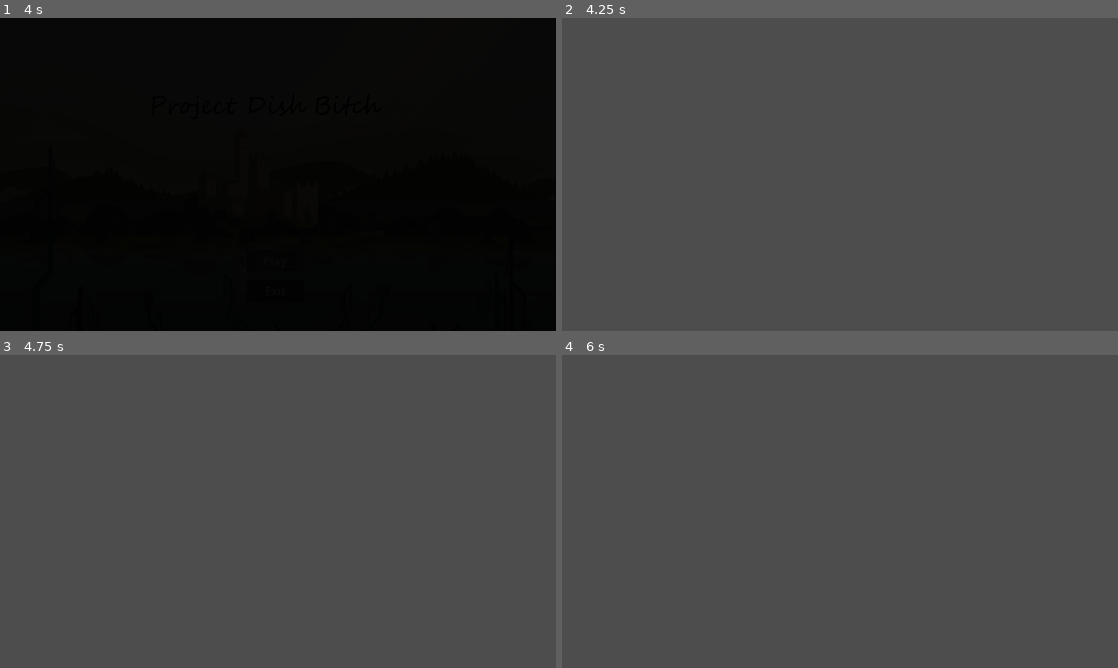
Above: before the commit, frames 1-4 (two rows, left to right).
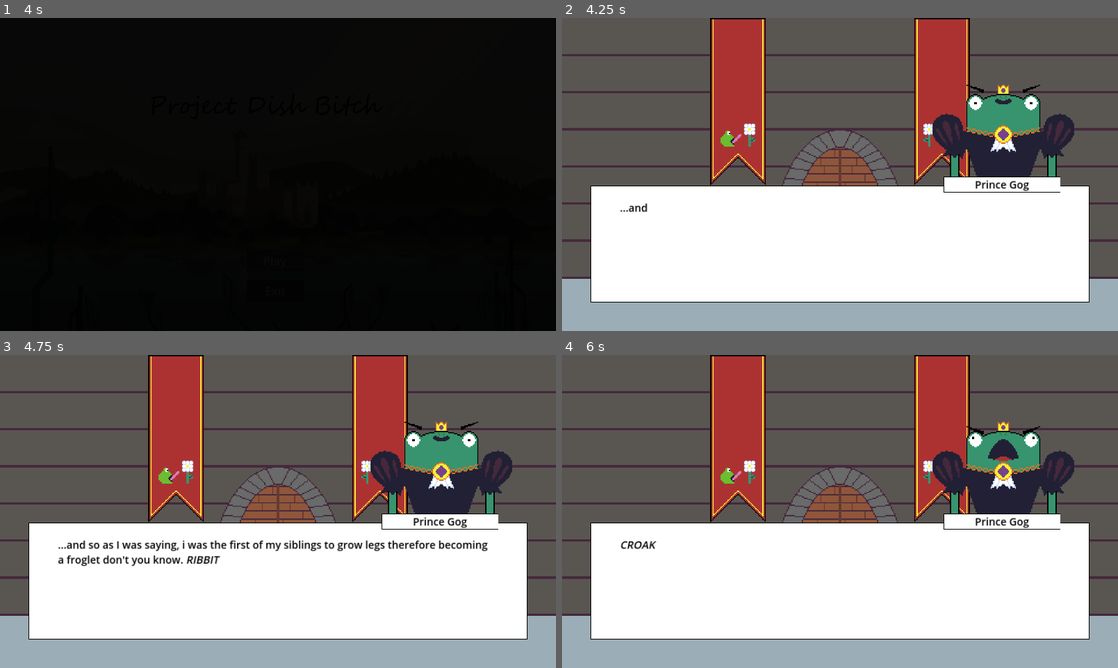
Above: after the commit, the same moments.

Repository: macpheedj/gmtk23
Game: Godot game, scene res://mainmenu.tscn
The game is run twice, just before and just after one commit, with the same random seed, the same clock (stepped at 60 frames per second) and the same inputs.
Inputs:
- Up to frame 1 (4 s): click "Play" at 0.5 s; click "Play" at 1.25 s; click "Play" at 2 s; tap Enter (text_advance) at 2.75, 2.85, 3.6 s
- Up to frame 2 (4.25 s): no input
- Up to frame 3 (4.75 s): tap Enter (text_advance) at 4.35 s
- Up to frame 4 (6 s): tap Space at 5 s; tap Enter (text_advance) at 5.1, 5.75, 5.85 s

Frame 1 is identical in both runs. In frame 2, 63% of the frame differs, in the area x 0-100%, y 0-100%; in frame 3, 62%; in frame 4, 62%.

Commit message:
basically works

Diff:
--- /dev/null
+++ b/DatingPhase1.gd
@@ -0,0 +1,21 @@
+extends TextureRect
+
+
+var dialogues = null
+
+
+func _ready():
+	var json = JSON.new()
+	var file = FileAccess.open("res://Dialogue/dating_phase_1.json", FileAccess.READ)
+	var content = file.get_as_text()
+	var error = json.parse(content)
+
+	if error == OK:
+		dialogues = json.data
+		$Conversation.setup(dialogues)
+
+
+# func _process(_delta):
+# 	if Input.is_action_just_pressed("text_advance"):
+# 		$Conversation.visible = true
+# 		$Conversation.setup(dialogues)
--- a/DatingPhase1.tscn
+++ b/DatingPhase1.tscn
@@ -1,3 +1,17 @@
-[gd_scene format=3 uid="uid://ba2c1i38tcoq3"]
+[gd_scene load_steps=5 format=3 uid="uid://ba2c1i38tcoq3"]
 
-[node name="DatingPhase" type="Node2D"]
+[ext_resource type="Script" path="res://DatingPhase1.gd" id="1_ouv6t"]
+[ext_resource type="Texture2D" uid="uid://da88baxu23qsh" path="res://Assets/castle_background.png" id="1_u7iyo"]
+[ext_resource type="PackedScene" uid="uid://b6wj8m8jdv7ks" path="res://conversation.tscn" id="2_h83vx"]
+
+[sub_resource type="ImageTexture" id="ImageTexture_ldwxs"]
+
+[node name="DatingPhase" type="TextureRect"]
+texture = SubResource("ImageTexture_ldwxs")
+script = ExtResource("1_ouv6t")
+
+[node name="CastleBackground" type="Sprite2D" parent="."]
+position = Vector2(960, 540)
+texture = ExtResource("1_u7iyo")
+
+[node name="Conversation" parent="." instance=ExtResource("2_h83vx")]
--- a/Dialogue/dating_phase_1.json
+++ b/Dialogue/dating_phase_1.json
@@ -0,0 +1,37 @@
+[
+    {
+        "speaker": "Prince Gog",
+        "portrait": "gog_default",
+        "message": "...and so as I was saying, i was the first of my siblings to grow legs therefore becoming a froglet don't you know. [i]RIBBIT[/i]"
+    },
+    {
+        "speaker": "Prince Gog",
+        "portrait": "gog_default",
+        "message": "And wouldn't you have it I began to feel a mighty hunger come on, and poor Jerome and the others were looking awfully..."
+    },
+    {
+        "speaker": "Prince Gog",
+        "portrait": "gog_angry",
+        "message": "[i]CROAK[/i]"
+    },
+    {
+        "speaker": "Prince Gog",
+        "portrait": "gog_default",
+        "message": "...scrumptious."
+    },
+    {
+        "speaker": "Prince Gog",
+        "portrait": "gog_default",
+        "message": "I popped him in my mouth and he actually tasted quite delightful, and bobs your uncle there i was gorging myself upon my brothers and sisters."
+    },
+    {
+        "speaker": "Prince Gog",
+        "portrait": "gog_default",
+        "message": "By the time our attendant Crumbit had gotten back to our nurse pond I was downing little Marjorie and poof, I was an only child hahaha. [i]CROAK[/i]"
+    },
+    {
+        "speaker": "Prince Gog",
+        "portrait": "gog_default",
+        "message": "So Lord Robert Allenby tells me that your people don't necessarily engage in that sort of fratricide but my dear you look as though you could eat any number of your...kind?"
+    }
+]
--- /dev/null
+++ b/Dialogue/test.json
@@ -0,0 +1,44 @@
+[
+    {
+        "speaker": "Prince Gog",
+        "portrait": "gog_default",
+        "message": "Blather blather blather"
+    },
+    {
+        "speaker": "Chessa",
+        "portrait": "chessa_default",
+        "message": "I am here"
+    },
+    {
+        "speaker": "Prince Gog",
+        "portrait": "gog_angry",
+        "message": "blah blah blah",
+        "prompts": [
+            "Hello there",
+            "I didn't see you there",
+            "You are here, it seems"
+        ],
+        "responses": [
+            {
+                "speaker": "Chessa",
+                "portrait": "chessa_default",
+                "message": "Why I never!"
+            },
+            {
+                "speaker": "Chessa",
+                "portrait": "chessa_default",
+                "message": "I like that"
+            },
+            {
+                "speaker": "Chessa",
+                "portrait": "chessa_default",
+                "message": "Fart butt fart butt"
+            }
+        ]
+    },
+    {
+        "speaker": "Chessa",
+        "portrait": "chessa_default",
+        "message": "lol"
+    }
+]
--- a/conversation.gd
+++ b/conversation.gd
@@ -6,54 +6,11 @@
 var speakers = []
 var shownPrompts = []
 var dialogueIndex = 0
-# TODO: read this from a json file or something
-var dialogues = [
-	{
-		"speaker": "Prince Gog",
-		"portrait": "gog_default",
-		"message": "Blather blather blather"
-	},
-	{
-		"speaker": "Chessa",
-		"portrait": "chessa_default",
-		"message": "I am here"
-	},
-	{
-		"speaker": "Prince Gog",
-		"portrait": "gog_angry",
-		"message": "blah blah blah",
-		"prompts": [
-			"Hello there",
-			"I didn't see you there",
-			"You are here, it seems"
-		],
-		"responses": [
-			{
-				"speaker": "Chessa",
-				"portrait": "chessa_default",
-				"message": "Why I never!",
-			},
-			{
-				"speaker": "Chessa",
-				"portrait": "chessa_default",
-				"message": "I like that",
-			},
-			{
-				"speaker": "Chessa",
-				"portrait": "chessa_default",
-				"message": "Fart butt fart butt",
-			},
-		]
-	},
-	{
-		"speaker": "Chessa",
-		"portrait": "chessa_default",
-		"message": "lol"
-	},
-]
+var dialogues = null
 
 
-func _ready():
+func setup(json):
+	dialogues = json
 	countSpeakers()
 	displayNextMessage(null)
 
--- a/conversation.tscn
+++ b/conversation.tscn
@@ -34,6 +34,11 @@
 offset_bottom = 350.0
 theme_override_colors/default_color = Color(0, 0, 0, 1)
 theme_override_font_sizes/normal_font_size = 36
+theme_override_font_sizes/bold_font_size = 36
+theme_override_font_sizes/italics_font_size = 36
+theme_override_font_sizes/bold_italics_font_size = 36
+theme_override_font_sizes/mono_font_size = 36
+bbcode_enabled = true
 text = "test dialogue"
 visible_characters = 0
 visible_ratio = 0.0
@@ -87,7 +92,7 @@
 bbcode_enabled = true
 
 [node name="TypeTimer" type="Timer" parent="."]
-wait_time = 0.05
+wait_time = 0.02
 
 [node name="Prompt1" type="Button" parent="."]
 visible = false
--- a/mainmenu.gd
+++ b/mainmenu.gd
@@ -7,7 +7,7 @@
 	$SelectUIAudio.play()
 	$FadeOut.play("Fade_Out")
 	await get_tree().create_timer(2).timeout
-	get_tree().change_scene_to_file("res://game.tscn")
+	get_tree().change_scene_to_file("res://DatingPhase1.tscn")
 
 
 func _on_exit_pressed():
--- a/mainmenu.tscn
+++ b/mainmenu.tscn
@@ -1,8 +1,8 @@
-[gd_scene load_steps=10 format=3 uid="uid://dy2805chf0en1"]
+[gd_scene load_steps=10 format=3 uid="uid://b2xq2jebor1dg"]
 
 [ext_resource type="Script" path="res://mainmenu.gd" id="1_rwybm"]
 [ext_resource type="Texture2D" uid="uid://dgqgmxhmq3heh" path="res://Assets/Background-3.png" id="2_56mxv"]
-[ext_resource type="Texture2D" uid="uid://dsk1vxckx8f1b" path="res://Project Dish Bitch.png" id="3_u8e07"]
+[ext_resource type="Texture2D" uid="uid://dsk1vxckx8f1b" path="res://Assets/Project Dish Bitch.png" id="3_u8e07"]
 [ext_resource type="AudioStream" uid="uid://bte7sxjd6b4nq" path="res://Assets/Menu Select.wav" id="4_xrb50"]
 [ext_resource type="AudioStream" uid="uid://2ktbmviy582b" path="res://Assets/MainThemeFinal.mp3" id="5_l162h"]
 
Binary file added: Assets/castle_background.png
Not shown, added: Assets/castle_background.png.import
